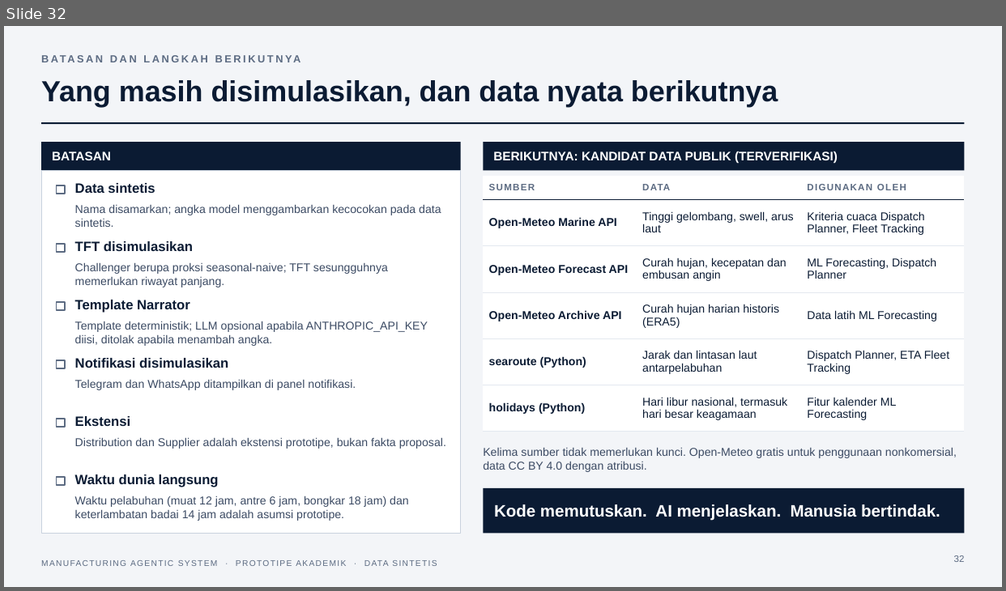
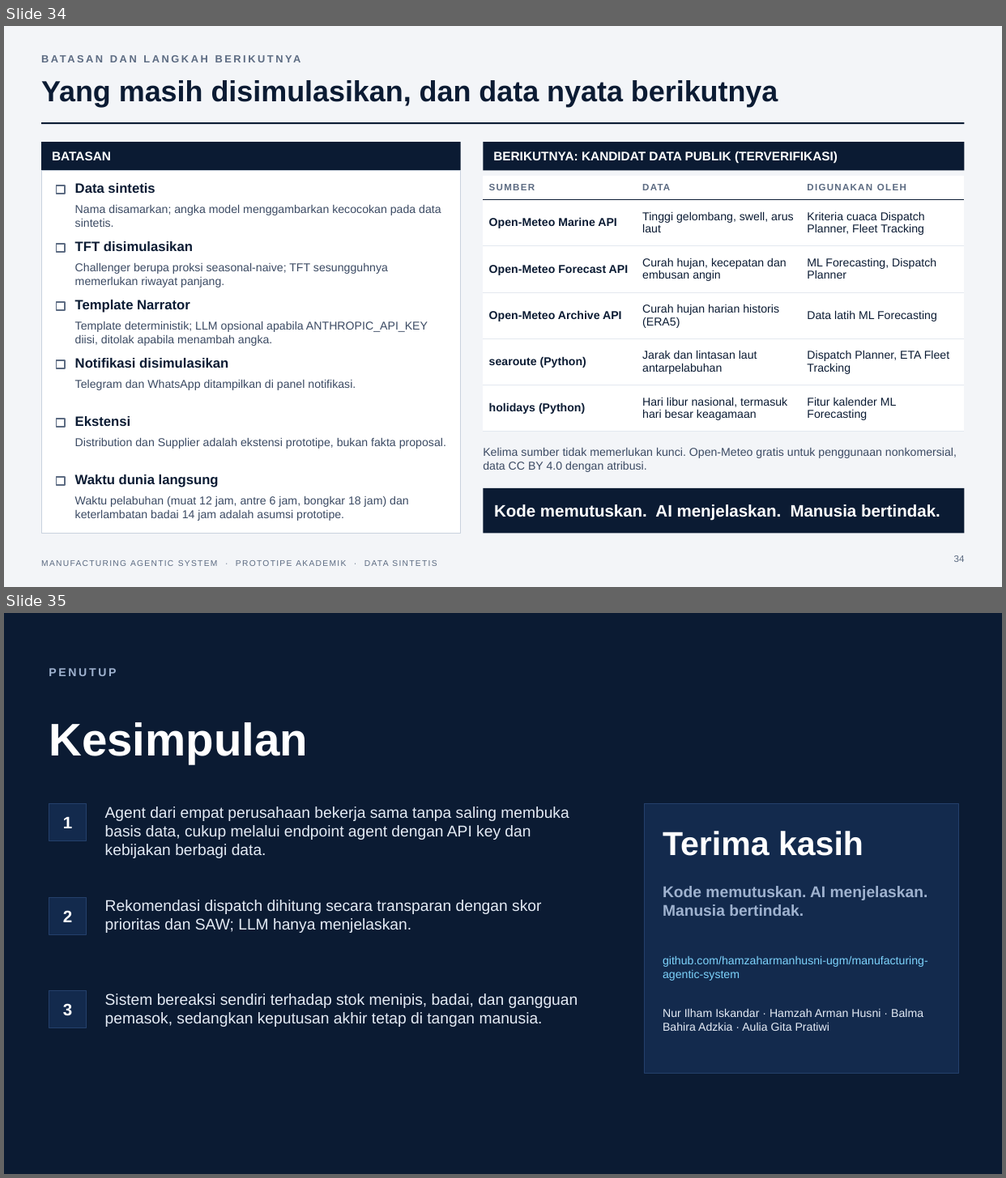
Before and after one commit to hamzaharmanhusni-ugm/manufacturing-agentic-system, a slide deck: docs/presentation/Manufacturing-Agentic-System.pptx. Shown one above the other, each under a label of ours: slide 32 before the commit, slides 34 and 35 after it. The pictures are 1006x591 and 1006x1178 pixels, drawn with LibreOffice and Linux fonts; fonts in the diff are those of the drawing. Boxes give left, top, right and bottom in pixels: in the first picture for what was removed or moved away, otherwise in the second. Text is boxed around its words. In the diff, an @@ line names an element or a change of style, - is before the commit and + after.

```diff
--- a/docs/presentation/Manufacturing-Agentic-System.pptx
+++ b/docs/presentation/Manufacturing-Agentic-System.pptx
@@ slide 35 added at box(4, 613, 1002, 1174), background #0B1B33 @@
@@ text added at box(49, 668, 116, 676), 11 pt, text #9FB2CF, bold @@
+PENUTUP
@@ title added at box(49, 722, 308, 764), 44 pt, text #FFFFFF, bold @@
+Kesimpulan
@@ rectangle added at box(49, 804, 87, 841), fill #132A4D, outline #24406B 0.75 pt @@
@@ text added at box(105, 807, 569, 858), 15 pt, text #E4EBF5 @@
+Agent dari empat perusahaan bekerja sama tanpa saling membuka basis data, cukup melalui endpoint agent dengan API key dan kebijakan berbagi data.
@@ rectangle added at box(644, 804, 958, 1073), fill #132A4D, outline #24406B 0.75 pt @@
@@ text added at box(63, 817, 72, 828), 16 pt, text #FFFFFF, bold @@
+1
@@ text added at box(663, 831, 863, 856), 32 pt, text #FFFFFF, bold @@
+Terima kasih
@@ rectangle added at box(49, 897, 87, 935), fill #132A4D, outline #24406B 0.75 pt @@
@@ text added at box(105, 900, 541, 933), 15 pt, text #E4EBF5 @@
+Rekomendasi dispatch dihitung secara transparan dengan skor prioritas dan SAW; LLM hanya menjelaskan.
@@ text added at box(663, 886, 928, 916), 15 pt, text #9FB2CF, bold @@
+Kode memutuskan. AI menjelaskan. Manusia bertindak.
@@ text added at box(63, 910, 72, 922), 16 pt, text #FFFFFF, bold @@
+2
@@ text added at box(663, 956, 928, 981), 11 pt, text #7DD3FC @@
+github.com/hamzaharmanhusni-ugm/manufacturing-agentic-system
@@ rectangle added at box(49, 991, 87, 1029), fill #132A4D, outline #24406B 0.75 pt @@
@@ text added at box(105, 994, 578, 1027), 15 pt, text #E4EBF5 @@
+Sistem bereaksi sendiri terhadap stok menipis, badai, dan gangguan pemasok, sedangkan keputusan akhir tetap di tangan manusia.
@@ text added at box(63, 1003, 72, 1016), 16 pt, text #FFFFFF, bold @@
+3
@@ text added at box(663, 1008, 923, 1031), 11 pt, text #E4EBF5 @@
+Nur Ilham Iskandar · Hamzah Arman Husni · Balma Bahira Adzkia · Aulia Gita Pratiwi
@@ what was slide 32 is now slide 34 @@
@@ page number at box(954, 556, 965, 562): text changed @@
-32
+34
```
Also in this commit, not shown: 2 other slides added, 1 other file.
